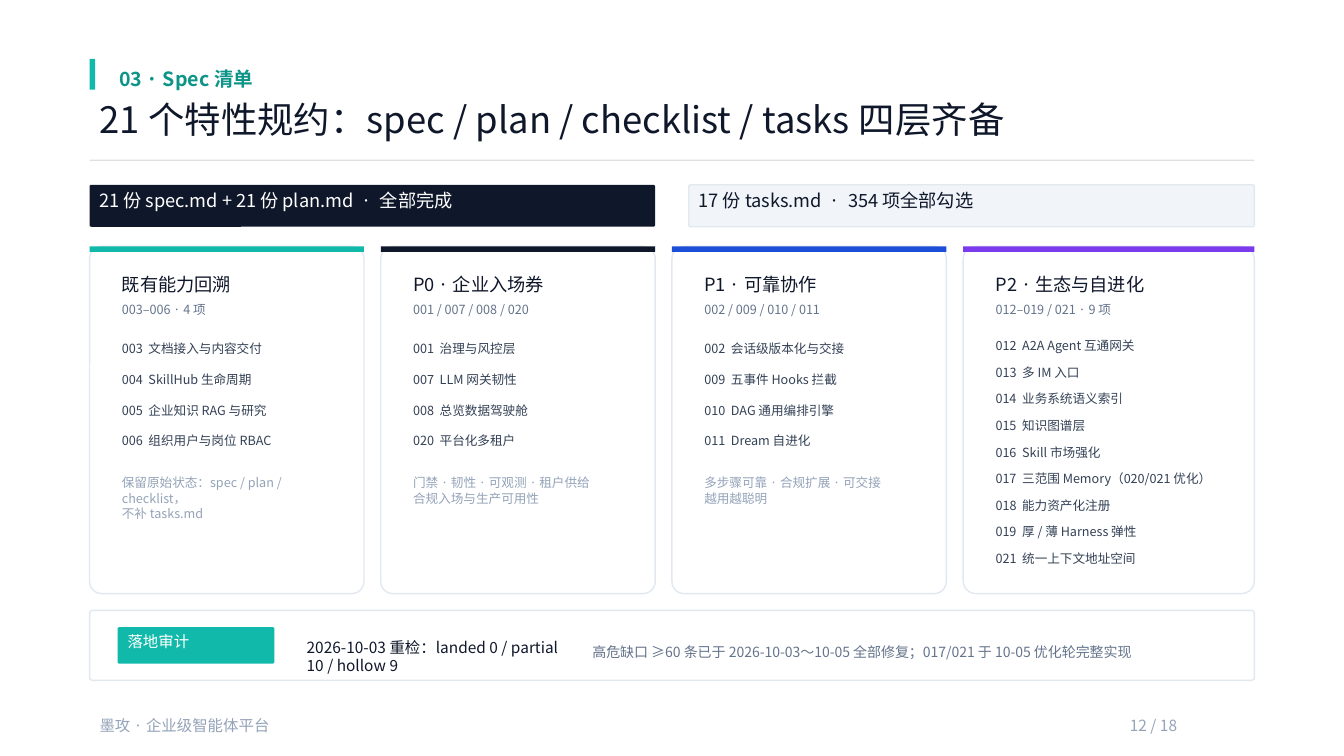
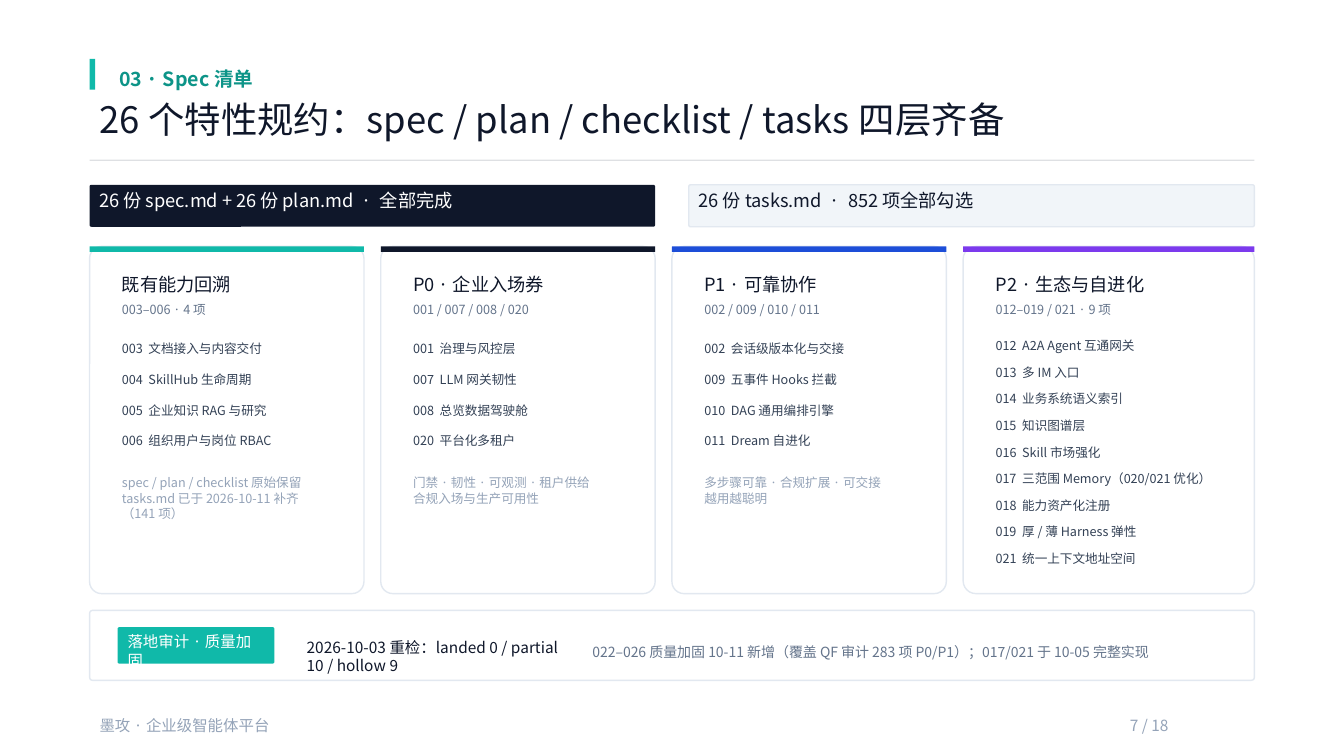
Before and after one commit to cooper2006/mogo, a slide deck: slide 7 of docs/intro-v4.pptx. Drawn at 1344x756 pixels with LibreOffice and Linux fonts; fonts in the diff are those of the drawing. Boxes give left, top, right and bottom in pixels: in the first picture for what was removed or moved away, otherwise in the second. Text is boxed around its words. In the diff, an @@ line names an element or a change of style, - is before the commit and + after.

Commit message:
docs: 按最近提交刷新 README 与 intro-v4.pptx
## 依据
v0.2.1 已发布、022–026 质量加固特性（26 specs / tasks 852 项）、ARM 回归
3469 项 0 失败（chat-api 2583 / admin-api 863 / document-parser 23）、TLS 默认。

## README（中英同步）
修正服务数口径——这是本轮查出的实质错误，三处文档三个数都不一样（英文 13、
中文「多服务」、PPT 12）。实际口径：compose 有 16 个服务定义，但
`dsh-runtime-host` 带 `profiles: [single-host]`（默认不部署）、`bootstrap` 是
一次性引导且已退出 → **默认运行 14 个服务**（`docker ps` 实测 14 个容器）。
现统一改为 14。

## intro-v4.pptx（18 页 / 29 处）
- 封面 `2026-10 ·` → `2026-10-13 · v0.2.1 已发布`
- 第 4/5 页 「一键 12 服务」→ 14 服务
- 第 6 页 `specs / 21 个特性（17 份 tasks.md / 354 项）` → 26 / 26 / 852
- 第 7 页 Spec 清单：标题与三项计数同步改；「003–006 不补 tasks.md」改为
  「已于 2026-10-11 补齐（141 项）」；落地审计框补 022–026（覆盖 QF 审计
  283 项 P0/P1）
- 第 13 页测试基线 `2229/433` → 3469 项（2026-10-12 回归）
- **全 18 页页码重编**：原有 15 页页码与物理顺序不符（第 3 页印 16/18、
  第 7 页印 12/18、第 14 页印 17/18……），按真实序号重排

## 方法与验证
zipfile 直接改 `ppt/slides/slideN.xml` 的 `<a:t>` 节点，按完整字符串逐条匹配
（先 XML 转义再匹配）以避免 run 切分漏改；非 slide 条目原样字节拷贝。
29 处替换零未命中；`testzip()` 校验压缩包完好（135 条目）；18 页页码全部等于
物理序号；10 项新内容逐一命中；旧值（12 服务 / 21 个特性 / 354 项 / 2229 /
不补 tasks.md）零残留。原文件备份在 /tmp/intro-v4.backup.pptx。

```diff
--- a/docs/intro-v4.pptx
+++ b/docs/intro-v4.pptx
@@ text at <box>100,102,1005,142</box>: text changed @@
-21 个特性规约：spec / plan / checklist / tasks 四层齐备
+26 个特性规约：spec / plan / checklist / tasks 四层齐备
@@ text at <box>99,191,453,211</box>: text changed @@
-21 份 spec.md + 21 份 plan.md · 全部完成
+26 份 spec.md + 26 份 plan.md · 全部完成
@@ text at <box>699,191,974,209</box>: text changed @@
-17 份 tasks.md · 354 项全部勾选
+26 份 tasks.md · 852 项全部勾选
@@ text at <box>122,476,301,519</box>: text changed @@
-保留原始状态：spec / plan / checklist，
-不补 tasks.md
+spec / plan / checklist 原始保留
+tasks.md 已于 2026-10-11 补齐（141 项）
@@ text at <box>128,634,251,670</box>: text changed @@
-落地审计
+落地审计 · 质量加固
@@ text at <box>592,645,1149,660</box>: text changed @@
-高危缺口 ≥60 条已于 2026-10-03～10-05 全部修复；017/021 于 10-05 优化轮完整实现
+022–026 质量加固 10-11 新增（覆盖 QF 审计 283 项 P0/P1）；017/021 于 10-05 完整实现
@@ text at <box>1130,719,1168,731</box>: text changed @@
-12 / 18
+7 / 18
```
Also in this commit, not shown: 15 other slides changed, 2 other files.
